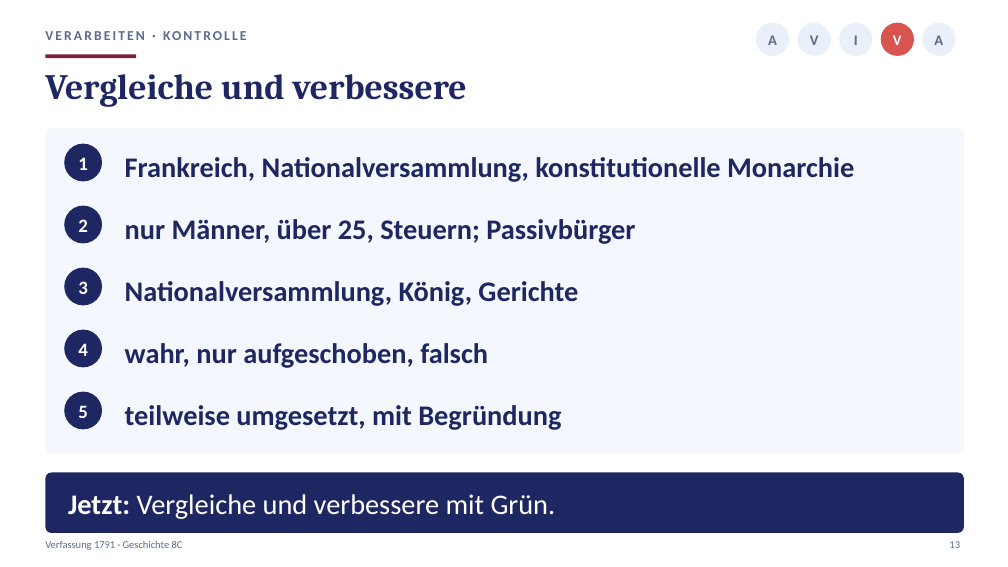
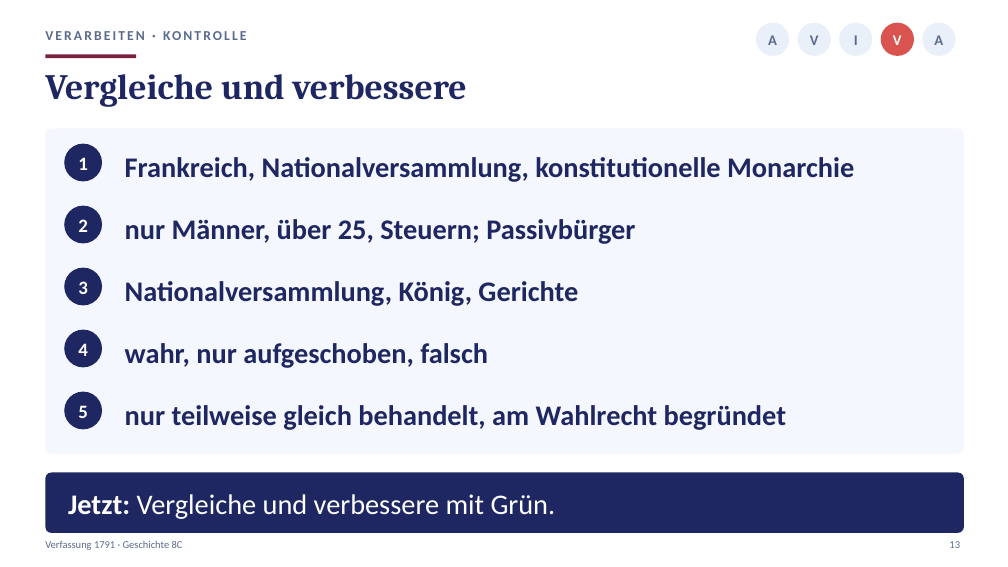
Before and after one commit to golzkonstantin-gif/Schule, a slide deck: slide 13 of Geschichte_8/Stunde5_Verfassung/Praesentation_Stunde5_Verfassung_8C.pptx. Drawn at 1008x567 pixels with LibreOffice and Linux fonts; fonts in the diff are those of the drawing. Boxes give left, top, right and bottom in pixels: in the first picture for what was removed or moved away, otherwise in the second. Text is boxed around its words. In the diff, an @@ line names an element or a change of style, - is before the commit and + after.

```diff
--- a/Geschichte_8/Stunde5_Verfassung/Praesentation_Stunde5_Verfassung_8C.pptx
+++ b/Geschichte_8/Stunde5_Verfassung/Praesentation_Stunde5_Verfassung_8C.pptx
@@ text at (x1=125, y1=405, x2=787, y2=430): text changed @@
-teilweise umgesetzt, mit Begründung
+nur teilweise gleich behandelt, am Wahlrecht begründet
```
Also in this commit, not shown: 2 other slides changed, 10 other files.
